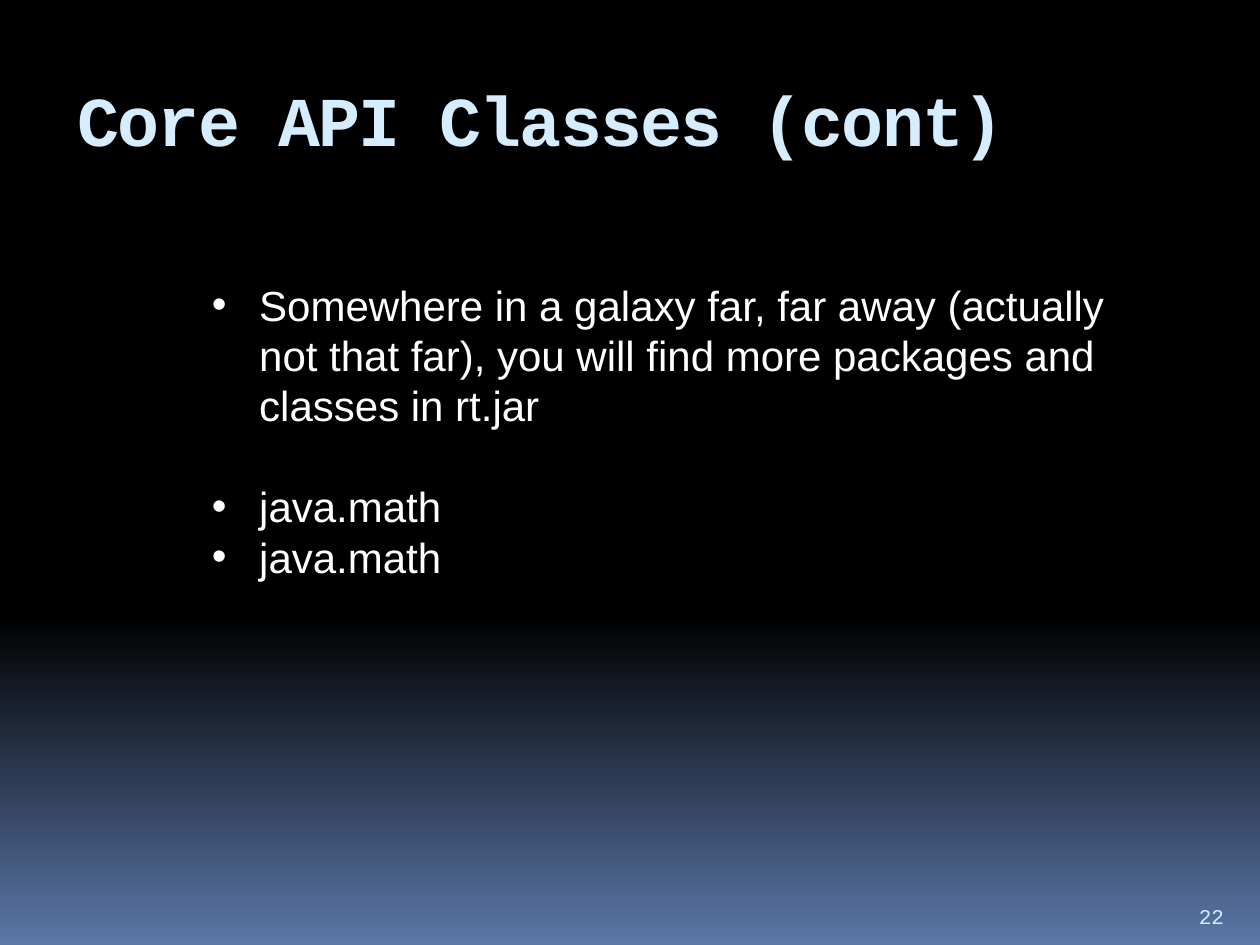
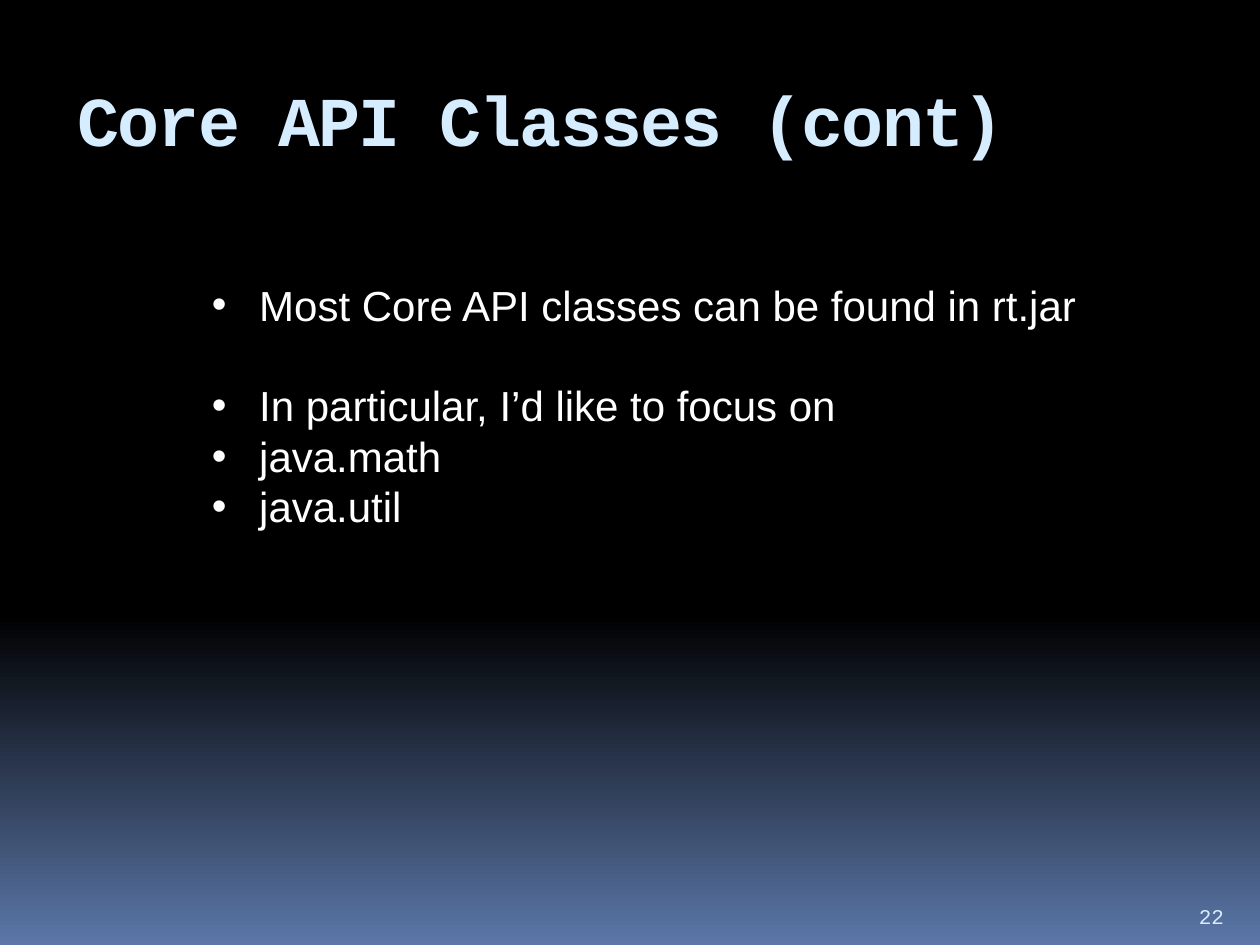
Before and after one commit to hchan/comp2613, a slide deck: slide 22 of coursePresentation.pptx. Drawn at 1260x945 pixels with LibreOffice and Linux fonts; fonts in the diff are those of the drawing. Boxes give left, top, right and bottom in pixels: in the first picture for what was removed or moved away, otherwise in the second. Text is boxed around its words. In the diff, an @@ line names an element or a change of style, - is before the commit and + after.

```diff
--- a/coursePresentation.pptx
+++ b/coursePresentation.pptx
@@ text at (259, 290, 1076, 430): text changed @@
-• Somewhere in a galaxy far, far away (actually not that far), you will find more packages and classes in rt.jar
+• Most Core API classes can be found in rt.jar
+• In particular, I’d like to focus on
@@ text at (259, 491, 401, 531): text changed @@
-• java.math
+• java.util
```
Also in this commit, not shown: 2 other slides changed, 1 slide added, 1 other file.
